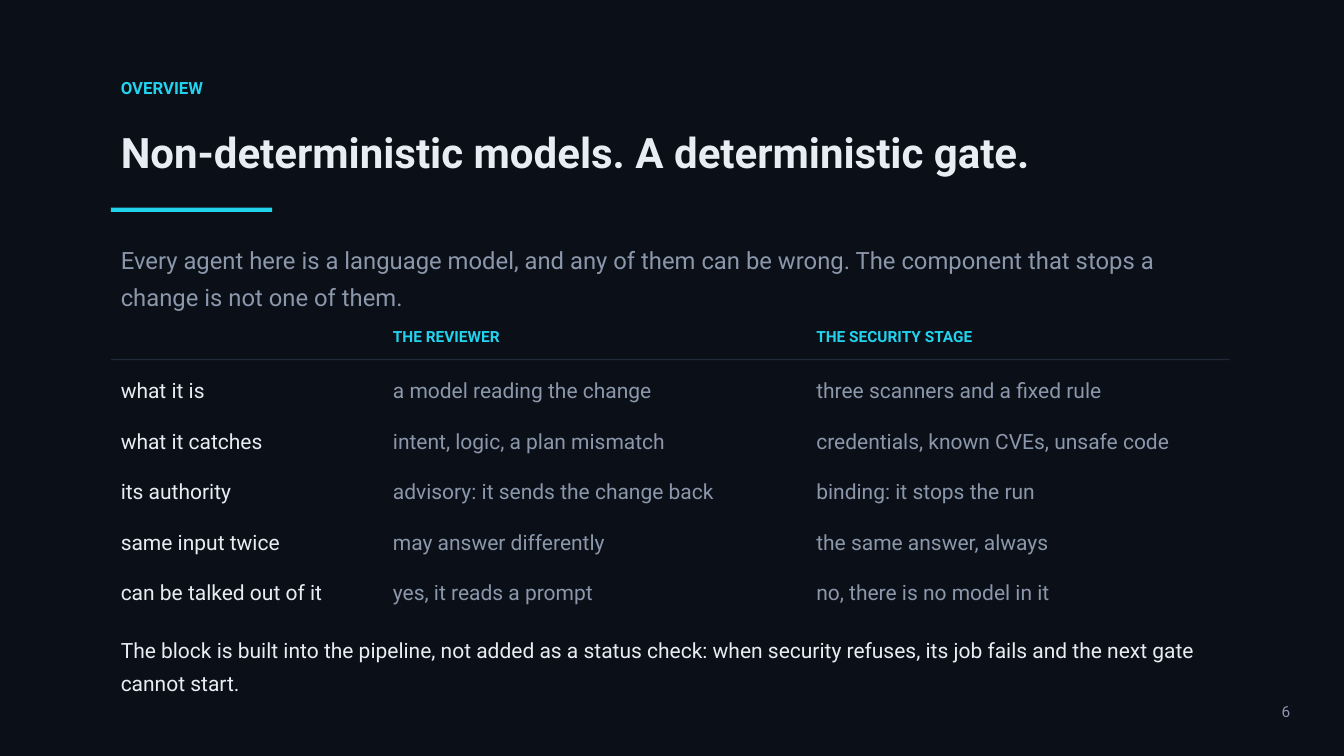
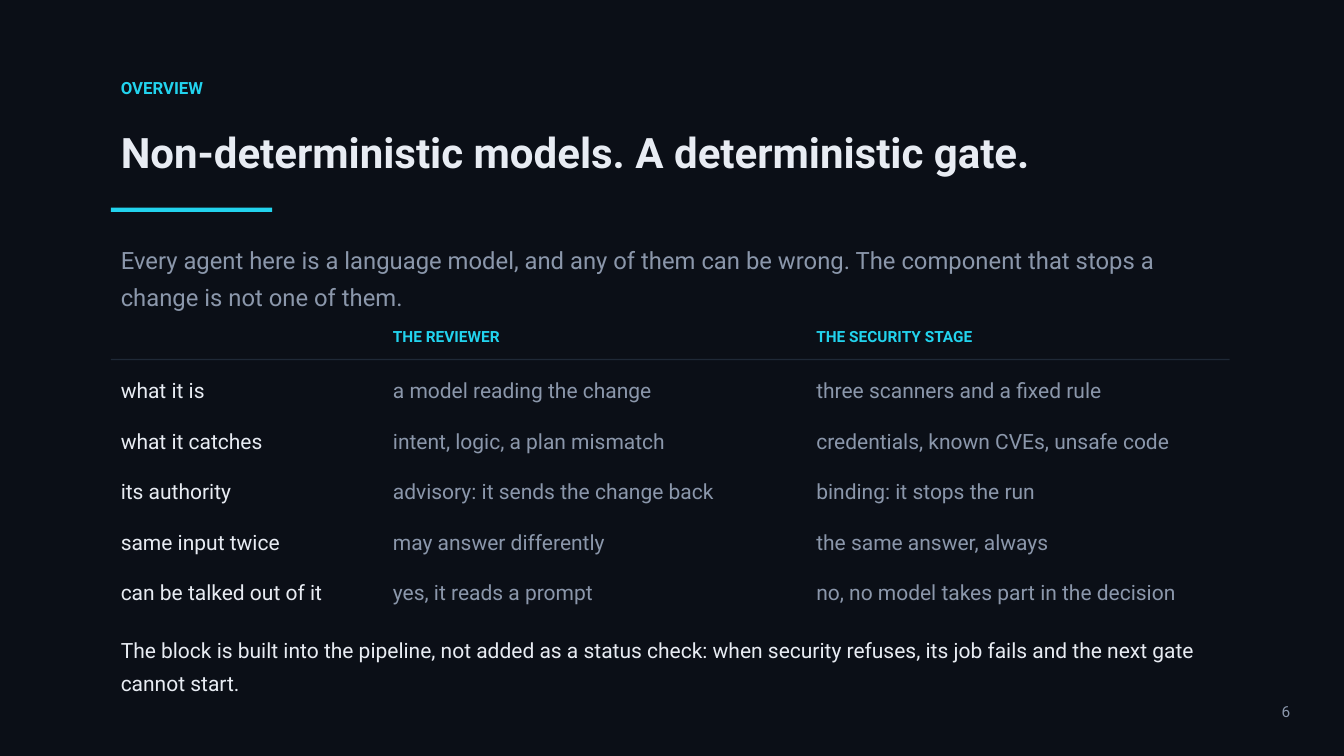
Before and after one commit to mohamedsorour1998/technical-presentations, a slide deck: slide 6 of talks/devops-hackathon-final/pitch/TheAgentOrg-Final.pptx. Drawn at 1344x756 pixels with LibreOffice and Linux fonts; fonts in the diff are those of the drawing. Boxes give left, top, right and bottom in pixels: in the first picture for what was removed or moved away, otherwise in the second. Text is boxed around its words. In the diff, an @@ line names an element or a change of style, - is before the commit and + after.

```diff
--- a/talks/devops-hackathon-final/pitch/TheAgentOrg-Final.pptx
+++ b/talks/devops-hackathon-final/pitch/TheAgentOrg-Final.pptx
@@ text at (816,584,1175,604): text changed @@
-no, there is no model in it
+no, no model takes part in the decision
```
Also in this commit, not shown: 5 other slides changed, 4 other files.
